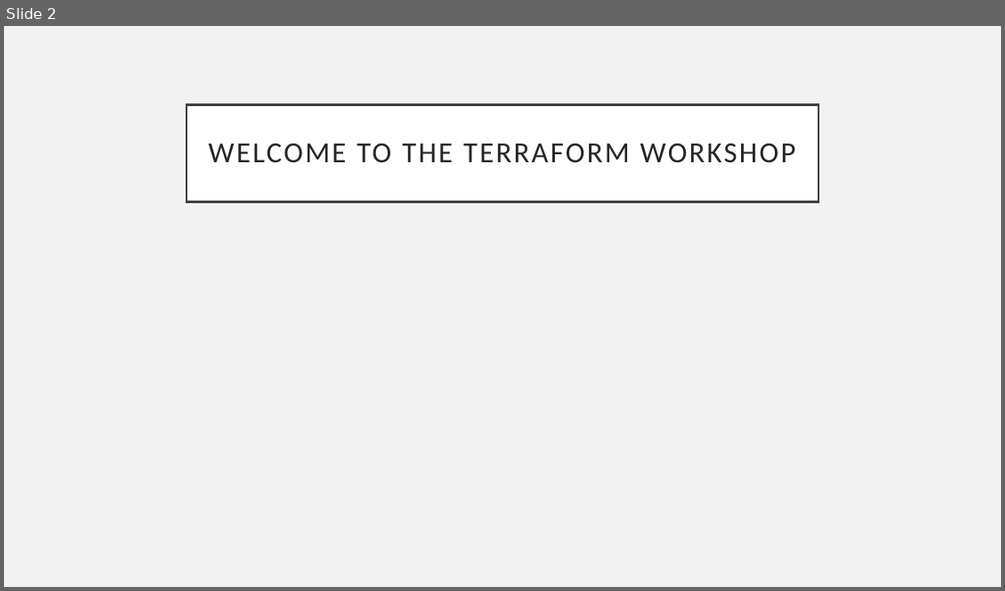
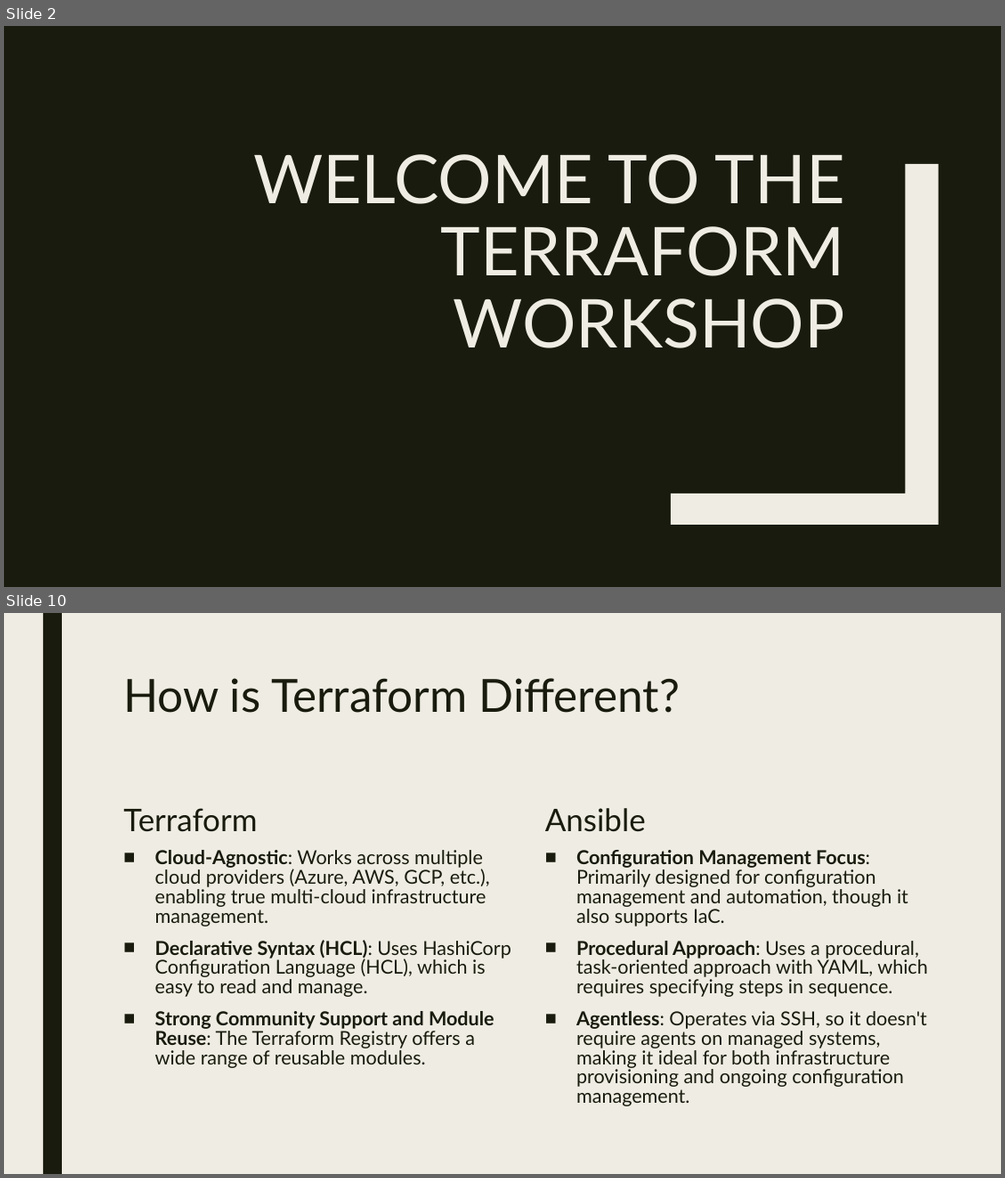
Before and after one commit to cwoodruff/terraform-workshop, a slide deck: slides/0-Introduction to Terraform.pptx. Shown one above the other, each under a label of ours: slide 2 before the commit, slides 2 and 10 after it; the slides between them are not shown. The pictures are 1005x591 and 1005x1178 pixels, drawn with LibreOffice and Linux fonts; fonts in the diff are those of the drawing. Boxes give left, top, right and bottom in pixels: in the first picture for what was removed or moved away, otherwise in the second. Text is boxed around its words. In the diff, an @@ line names an element or a change of style, - is before the commit and + after.

```diff
--- a/slides/0-Introduction to Terraform.pptx
+++ b/slides/0-Introduction to Terraform.pptx
@@ slide 10 added at <box>4,613,1001,1174</box>, background #EFEDE3 @@
@@ rectangle added at <box>43,613,62,1174</box>, fill #191B0E @@
@@ title added at <box>123,678,680,713</box>, 44 pt, text #191B0E @@
+How is Terraform Different?
@@ text added at <box>123,808,257,832</box>, 30 pt, text #191B0E @@
+Terraform
@@ text added at <box>545,808,646,832</box>, 30 pt, text #191B0E @@
+Ansible
@@ text added at <box>155,850,511,1068</box>, 18.5 pt, text #191B0E @@
+■ Cloud-Agnostic: Works across multiple cloud providers (Azure, AWS, GCP, etc.), enabling true multi-cloud infrastructure management.
+■ Declarative Syntax (HCL): Uses HashiCorp Configuration Language (HCL), which is easy to read and manage.
+■ Strong Community Support and Module Reuse: The Terraform Registry offers a wide range of reusable modules.
@@ text added at <box>576,850,928,1106</box>, 18.5 pt, text #191B0E @@
+■ Configuration Management Focus: Primarily designed for configuration management and automation, though it also supports IaC.
+■ Procedural Approach: Uses a procedural, task-oriented approach with YAML, which requires specifying steps in sequence.
+■ Agentless: Operates via SSH, so it doesn't require agents on managed systems, making it ideal for both infrastructure provisioning and ongoing configuration management.
@@ slide 2 changed as well @@
@@ background #F2F2F2 to #191B0E @@
@@ title "WELCOME TO THE TERRAFORM WORKSHOP": place and size @@
-title "WELCOME TO THE TERRAFORM WORKSHOP" at <box>186,104,818,201</box>
+title "WELCOME TO THE TERRAFORM WORKSHOP" at <box>253,154,845,348</box>
@@ title "WELCOME TO THE TERRAFORM WORKSHOP" at <box>253,154,845,348</box>: size 28 to 64.8 pt, font Calibri to Lato, text colour #262626 to #EFEDE3, letter spacing 2 to 0 pt; alignment centre to right; line spacing 0.9 to 0.89; vertical alignment middle to bottom; fill #FFFFFF to none; outline #404040 2.5 pt to none @@
@@ freeform shape added at <box>671,164,938,524</box>, fill #EFEDE3 @@
```
Also in this commit, not shown: 3 other slides changed, 10 other slides added, 3 slides removed, 8 other files.
